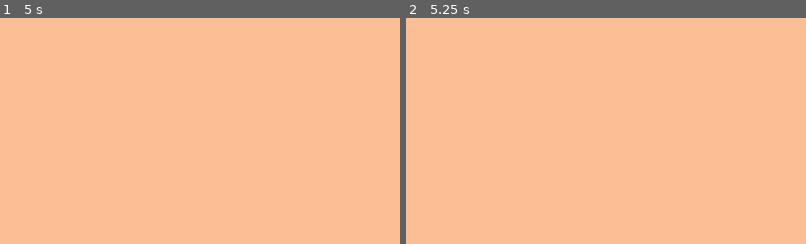
Above: before the commit, frames 1-2 (left to right).
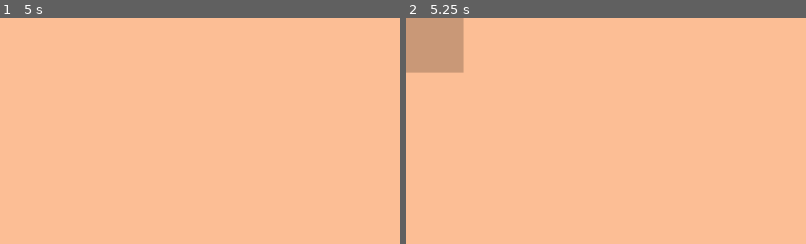
Above: after the commit, the same moments.

Repository: Topech/tick-souls
Game: Godot game, scene res://root_scenes/round/round.tscn
Same seed, same stepped clock (60 frames per second), same inputs: the game is played once before the commit and once after it.
Inputs:
- Up to frame 1 (5 s): tap Enter at 0.5, 2, 3.5 s; tap Space at 1.25, 2.75, 4.25 s
- Up to frame 2 (5.25 s): no input
The pictures show only the part of the screen within x 0-50%, y 0-50%; the shares and areas given below are measured in that part.

Frame 1 is identical in both runs. In frame 2, 3.5% of the frame differs, in the area x 0-15%, y 0-25%.
Error before the commit: Invalid access of index '-1.0' on a base object of type: 'Array[Player]'. (res://root_scenes/round/round.gd:23)
Error after the commit: Invalid access of index '-1.0' on a base object of type: 'Array[Player]'. (res://root_scenes/round/player_container.gd:21)

Commit message:
refactor(tweezers): move random player assignment, detect deleted player

Diff:
--- a/root_scenes/round/player_container.gd
+++ b/root_scenes/round/player_container.gd
@@ -14,3 +14,11 @@
 		if child is Player:
 			all_players.append(child)
 	return all_players
+
+
+func choose_random_player() -> Player:
+	var players = get_all_players()
+	var player = players[
+		round(randf() * len(players) - 1)
+	]
+	return player
--- a/root_scenes/round/round.gd
+++ b/root_scenes/round/round.gd
@@ -19,11 +19,7 @@
 
 func _on_timer_timeout() -> void:
 	var tweezers = preload("res://tweezers/tweezers.tscn").instantiate()
-	var players = player_container.get_all_players()
-	var player = players[
-		round(randf() * len(players) - 1)
-	]
-	tweezers.target_node = player
+	tweezers.target_node = player_container.choose_random_player()
 	add_child(tweezers)
 	tweezers.failed.connect(_on_tweezers_failed)
 	$TweezerSpawnTimer.wait_time = 10
--- a/tweezers.gd
+++ b/tweezers.gd
@@ -56,6 +56,9 @@
 		#tweezer_states.SHADOW_ONLY or tweezer_states.FOLLOWING:
 			#pass
 
+	if target_node.is_queued_for_deletion():
+		target_node = null
+
 	if (
 		tweezer_state == tweezer_states.SHADOW_ONLY
 		or tweezer_state == tweezer_states.FOLLOWING
